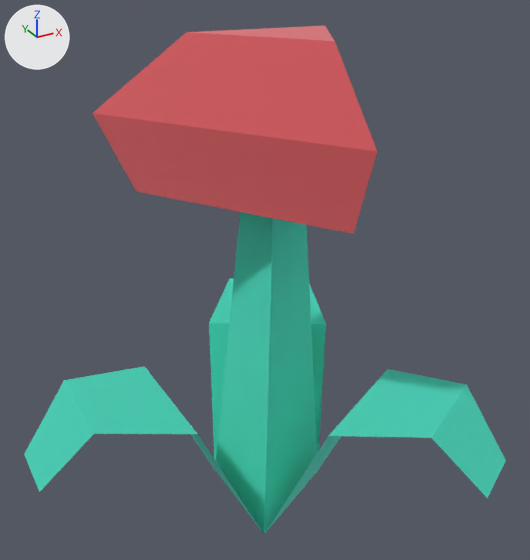
An edit to the glTF model packs/nature-kit/flower-redb.glb, drawn before and after from the same camera.
Rendered twice from a 50 mm lens placed at (-0.169, -0.306, 0.239), pointed at (-0.004, -0.007, 0.089). Every picture has the same lights, and +X, +Y and +Z are marked at upper left. The older version comes first. Where no turn or scale is listed for an object, it has been applied to the vertices.

The first picture shows 'flower_redB'.
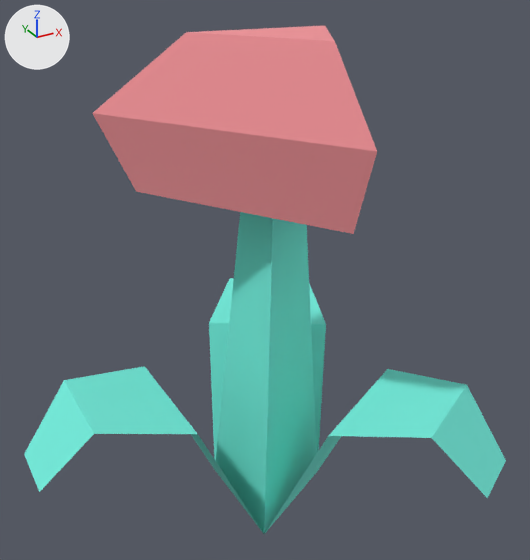
Diff of the bpy script that builds the scene:
```diff
--- a/packs/nature-kit/flower-redb.glb.py
+++ b/packs/nature-kit/flower-redb.glb.py
@@ mat_grass @@
 mat_grass.base_color = (0.173, 0.847, 0.722)  # cyan #73eddd
-mat_grass.metallic = 1.0
 mat_grass.roughness = 1.0
@@ mat_colorred @@
 mat_colorred.base_color = (0.878, 0.29, 0.314)  # pink #f19398
-mat_colorred.metallic = 1.0
 mat_colorred.roughness = 1.0
@@ ob_tmpparent @@
-ob_tmpparent = bpy.data.objects.new('tmpParent', None)
-ob_tmpparent.location = (0.0, 0.0, 0.0)
```

Where the change shows, as pixel boxes [x1, y1, x2, y2] in the pictures (530 x 560 px):
'flower_redB', surface changed: [24, 26, 506, 534] in both
